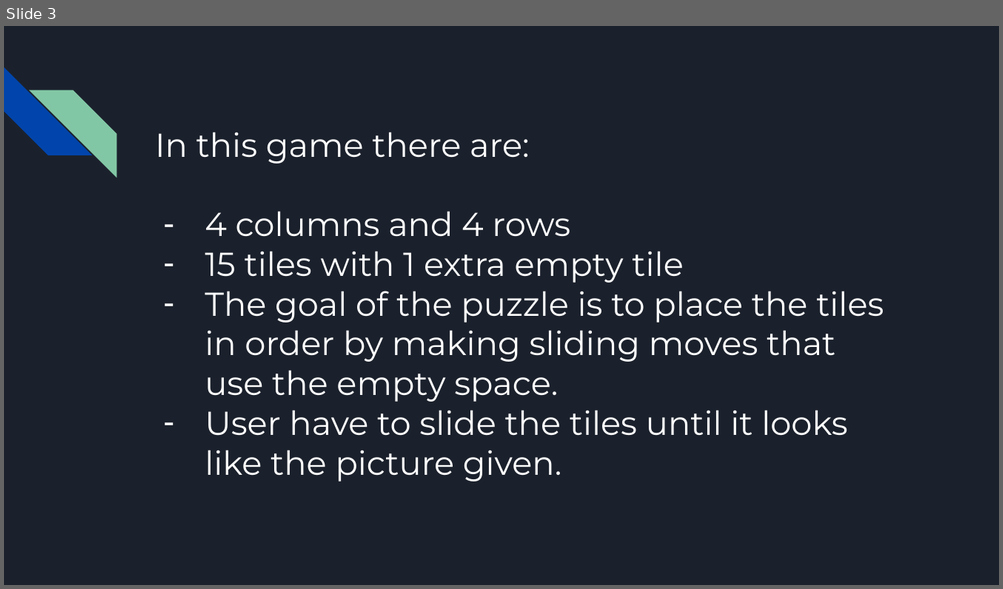
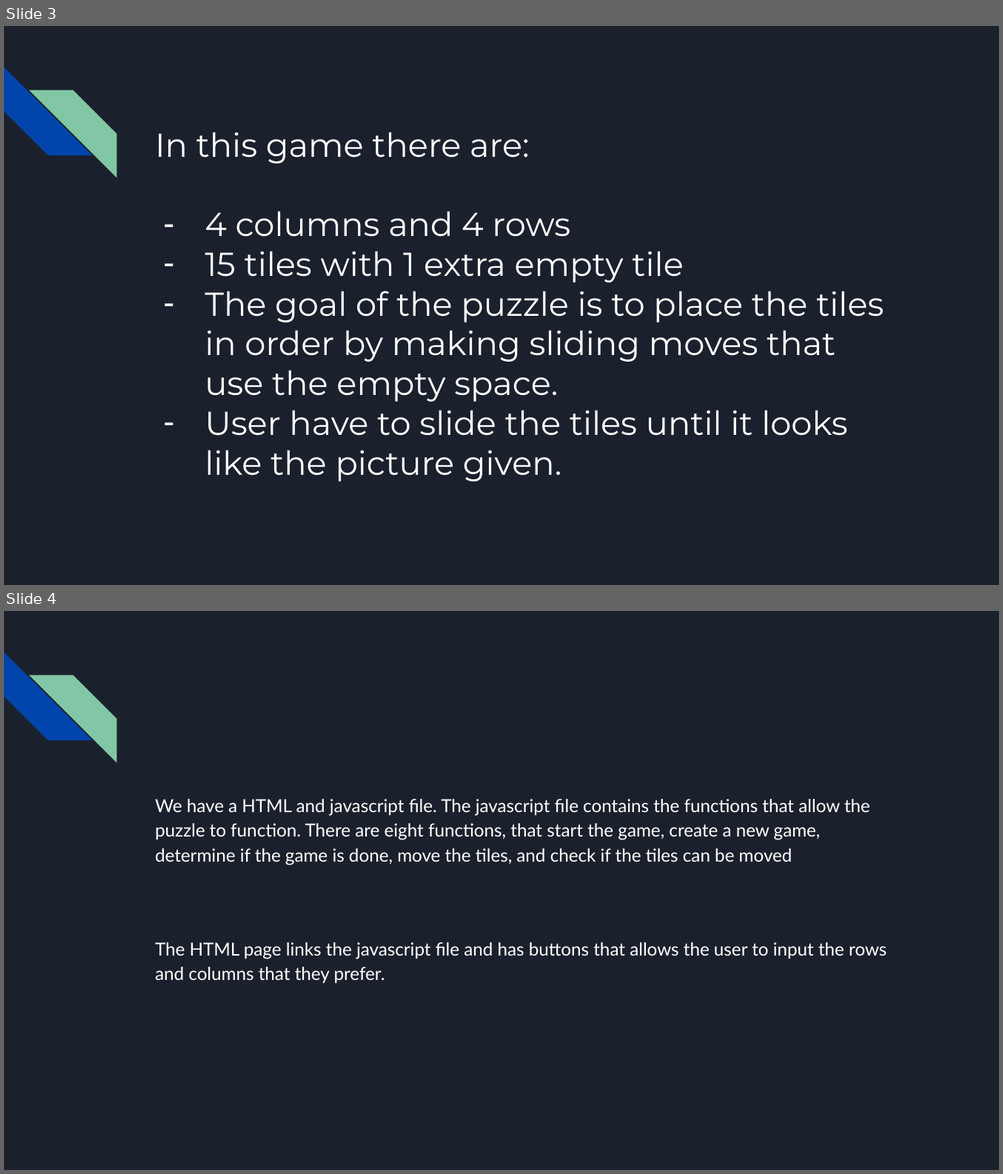
Before and after one commit to 2karis/puzzle-project, a slide deck: Fifteen Puzzle Game.pptx. Shown one above the other, each under a label of ours: slide 3 before the commit, slides 3 and 4 after it. The pictures are 1003x589 and 1003x1174 pixels, drawn with LibreOffice and Linux fonts; fonts in the diff are those of the drawing. Boxes give left, top, right and bottom in pixels: in the first picture for what was removed or moved away, otherwise in the second. Text is boxed around its words. In the diff, an @@ line names an element or a change of style, - is before the commit and + after.

```diff
--- a/Fifteen Puzzle Game.pptx
+++ b/Fifteen Puzzle Game.pptx
@@ slide 4 added at [4,611,999,1170], background #1B212C; not listed: 2 template elements that a slide beside it also shows @@
@@ text added at [155,799,886,983], 13 pt, text #FFFFFF @@
+We have a HTML and javascript file. The javascript file contains the functions that allow the puzzle to function. There are eight functions, that start the game, create a new game, determine if the game is done, move the tiles, and check if the tiles can be moved
+The HTML page links the javascript file and has buttons that allows the user to input the rows and columns that they prefer.
```
Also in this commit, not shown: 1 other slide added, 2 slides removed.
